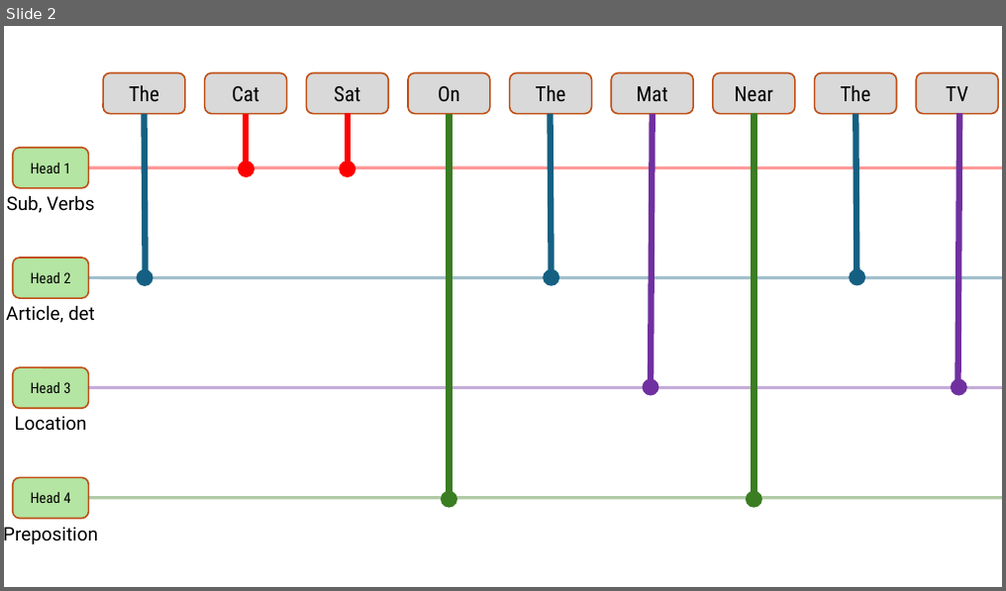
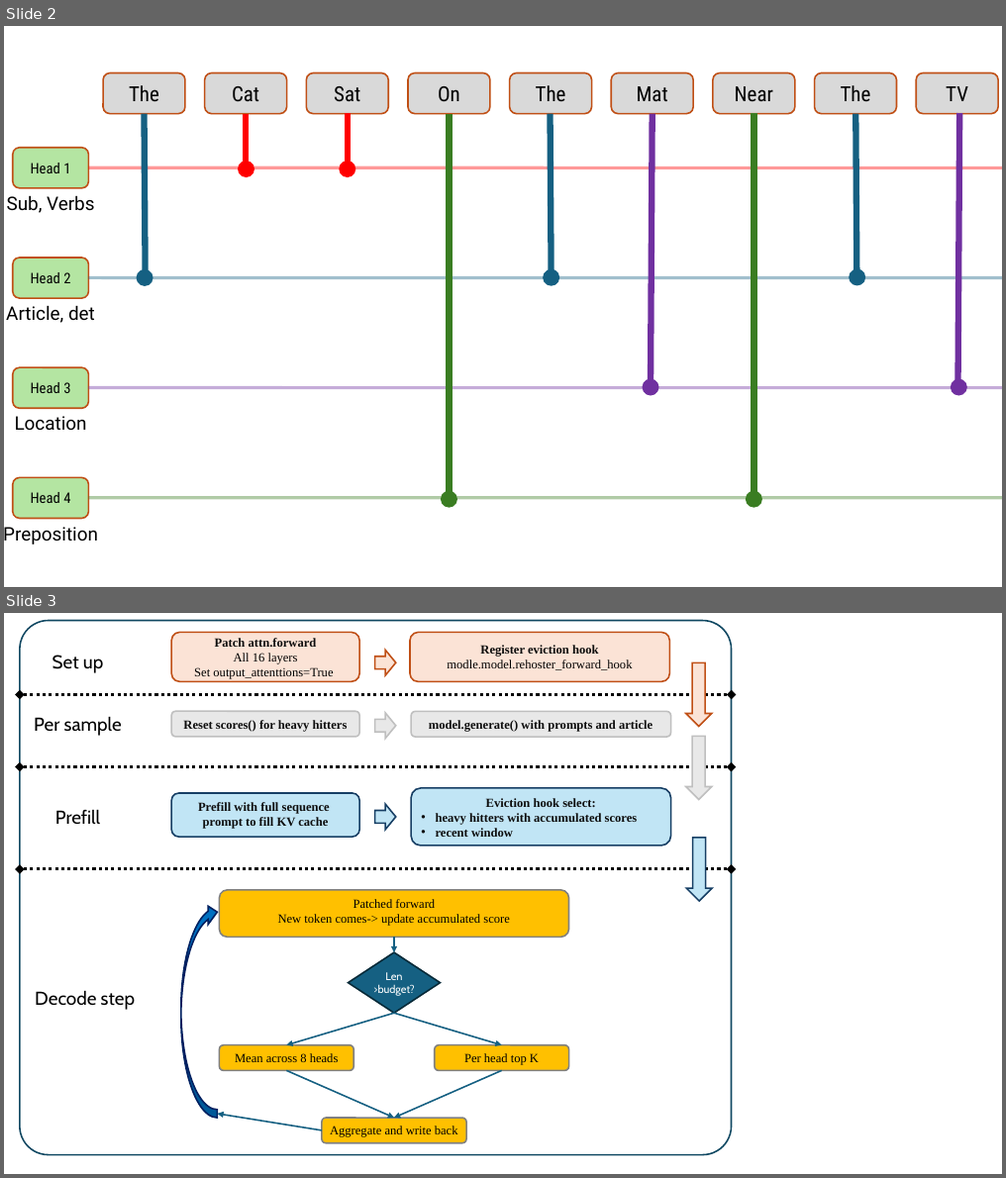
Before and after one commit to jeo33/CONVERSATIONAL_AI_project, a slide deck: resource/Presentation1.pptx. Shown one above the other, each under a label of ours: slide 2 before the commit, slides 2 and 3 after it. The pictures are 1006x591 and 1006x1178 pixels, drawn with LibreOffice and Linux fonts; fonts in the diff are those of the drawing. Boxes give left, top, right and bottom in pixels: in the first picture for what was removed or moved away, otherwise in the second. Text is boxed around its words. In the diff, an @@ line names an element or a change of style, - is before the commit and + after.

```diff
--- a/resource/Presentation1.pptx
+++ b/resource/Presentation1.pptx
@@ slide 3 added at (x1=4, y1=613, x2=1002, y2=1174), background #FFFFFF @@
@@ rounded rectangle added at (x1=20, y1=621, x2=732, y2=1155), outline #104862 1.5 pt @@
@@ rounded rectangle added at (x1=171, y1=633, x2=359, y2=682), fill #FBE3D6, outline #C04F15 1.5 pt, 12 pt, text #000000 @@
+Patch attn.forward
+All 16 layers
+Set output_attenttions=True
@@ rounded rectangle added at (x1=410, y1=633, x2=669, y2=682), fill #FBE3D6, outline #C04F15 1.5 pt, 12 pt, text #000000 @@
+Register eviction hook
+modle.model.rehoster_forward_hook
@@ text added at (x1=53, y1=655, x2=103, y2=673), 18 pt, text #000000 @@
+Set up
@@ down arrow added at (x1=375, y1=650, x2=396, y2=675), fill #FBE3D6, outline #C04F15 1.5 pt @@
@@ down arrow added at (x1=686, y1=663, x2=712, y2=727), fill #FBE3D6, outline #C04F15 1.5 pt @@
@@ double arrow added from (20, 694) to (732, 694), #000000 3 pt dashed @@
@@ text added at (x1=34, y1=716, x2=122, y2=736), 18 pt, text #000000 @@
+Per sample
@@ rounded rectangle added at (x1=171, y1=711, x2=359, y2=737), fill #E8E8E8, outline #BFBFBF 1.5 pt, 12 pt, text #0D0D0D, bold @@
+Reset scores() for heavy hitters
@@ down arrow added at (x1=375, y1=713, x2=396, y2=739), fill #E8E8E8, outline #BFBFBF 1.5 pt @@
@@ rounded rectangle added at (x1=411, y1=711, x2=671, y2=737), fill #E8E8E8, outline #BFBFBF 1.5 pt, 12 pt, text #0D0D0D, bold @@
+model.generate() with prompts and article
@@ down arrow added at (x1=686, y1=737, x2=712, y2=800), fill #E8E8E8, outline #BFBFBF 1.5 pt @@
@@ double arrow added from (20, 767) to (732, 767), #000000 3 pt dashed @@
@@ rounded rectangle added at (x1=411, y1=788, x2=671, y2=846), fill #C1E5F5, outline #163E64 1.5 pt, 12 pt, text #0D0D0D, bold @@
+Eviction hook select:
+• heavy hitters with accumulated scores
+• recent window
@@ text added at (x1=55, y1=809, x2=100, y2=825), 18 pt, text #000000 @@
+Prefill
@@ rounded rectangle added at (x1=171, y1=793, x2=359, y2=837), fill #C1E5F5, outline #163E64 1.5 pt, 12 pt, text #0D0D0D, bold @@
+Prefill with full sequence
+prompt to fill KV cache
@@ down arrow added at (x1=375, y1=804, x2=396, y2=830), fill #C1E5F5, outline #163E64 1.5 pt @@
@@ down arrow added at (x1=687, y1=838, x2=712, y2=901), fill #C1E5F5, outline #163E64 1.5 pt @@
@@ double arrow added from (20, 869) to (732, 869), #000000 3 pt dashed @@
@@ curved left arrow added at (x1=181, y1=903, x2=218, y2=1118), fill #0070C0, outline #002060 1.5 pt @@
@@ rounded rectangle added at (x1=220, y1=890, x2=569, y2=937), fill #FFC000, outline #808080 1.5 pt, 12 pt, text #000000 @@
+Patched forward
+New token comes-> update accumulated score
@@ arrow added from (394, 937) to (394, 953), #156082 1.5 pt @@
@@ diamond added at (x1=349, y1=953, x2=441, y2=1014), fill #156082, outline #092A39 1.5 pt, 10.5 pt, text #FFFFFF @@
+Len >budget?
@@ text added at (x1=35, y1=990, x2=135, y2=1010), 18 pt, text #000000 @@
+Decode step
@@ arrow added from (394, 1014) to (286, 1046), #156082 1.5 pt @@
@@ arrow added from (394, 1014) to (502, 1046), #156082 1.5 pt @@
@@ rounded rectangle added at (x1=220, y1=1046, x2=354, y2=1071), fill #FFC000, outline #808080 1.5 pt, 12 pt, text #000000 @@
+Mean across 8 heads
@@ rounded rectangle added at (x1=435, y1=1046, x2=569, y2=1071), fill #FFC000, outline #808080 1.5 pt, 12 pt, text #000000 @@
+Per head top K
@@ arrow added from (286, 1071) to (394, 1118), #156082 1.5 pt @@
@@ arrow added from (502, 1071) to (394, 1118), #156082 1.5 pt @@
@@ arrow added from (322, 1131) to (218, 1114), #156082 1.5 pt @@
@@ rounded rectangle added at (x1=322, y1=1118, x2=466, y2=1144), fill #FFC000, outline #808080 1.5 pt, 12 pt, text #000000 @@
+Aggregate and write back
```
Also in this commit, not shown: 1 other slide added, 14 other files.
